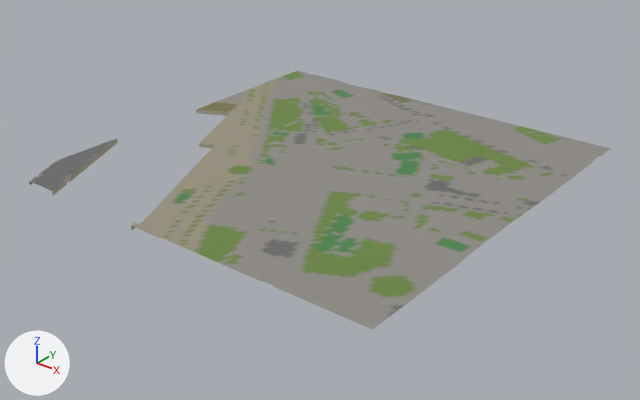
Renders of the glTF model gibraltar/data/build/tiles/T_W1_N6/terrain.glb from each side of a commit.
One viewpoint serves both versions: a 50 mm camera at (850.0, -507.0, 420.0) aimed at (259.0, 232.0, -39.0). Lighting does not change. The marker at lower left points along +X, +Y and +Z. The first picture is the older version. Vertices at exactly the same position are counted once.

Objects in the first picture: 'T_W1_N6_terrain'.
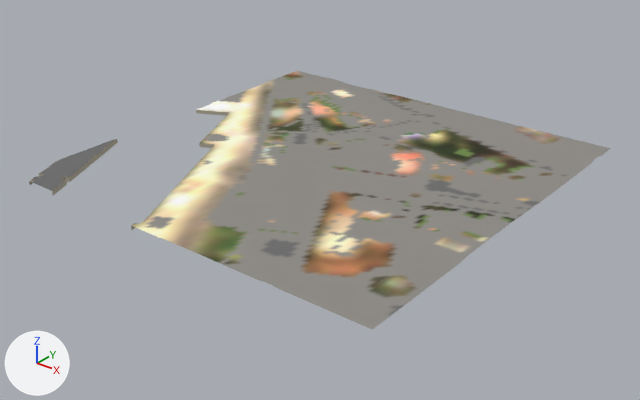
Boxes (x1, y1, x2, y2) around the edits, measured in the pictures (640 x 400 px):
part 1 of me_t_w1_n6_terrain, recoloured
    both: (31, 71, 561, 299)

Edits to the bpy script that builds the scene:
```text
Change me_t_w1_n6_terrain:
    where me_t_w1_n6_terrain.from_pydata(...)  # 9401 vertices, 17863 faces; spans x 0.0..500.0, y 0.0..500.0, z -4.0..6.0
    used by ob_t_w1_n6_terrain; location = (0.0, 0.0, 0.0)
    me_t_w1_n6_terrain part 1: 7019 faces centred in x 0.0..498.0, y 0.0..498.0, z 1.0..5.0 are repainted in the vertex colours, in many colours
```
